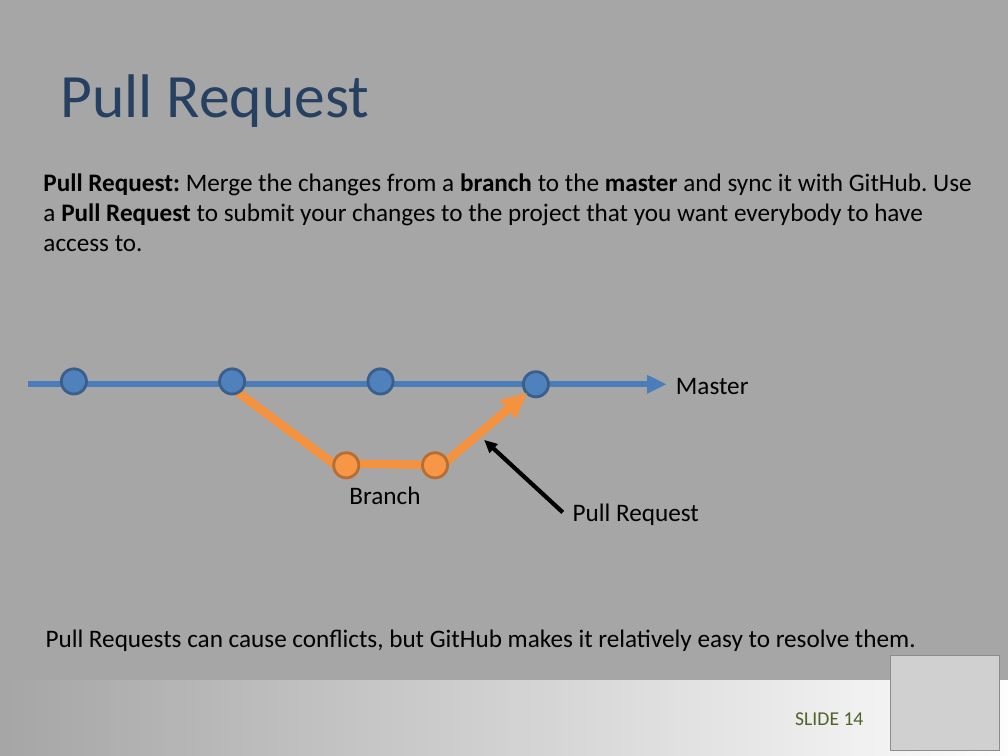
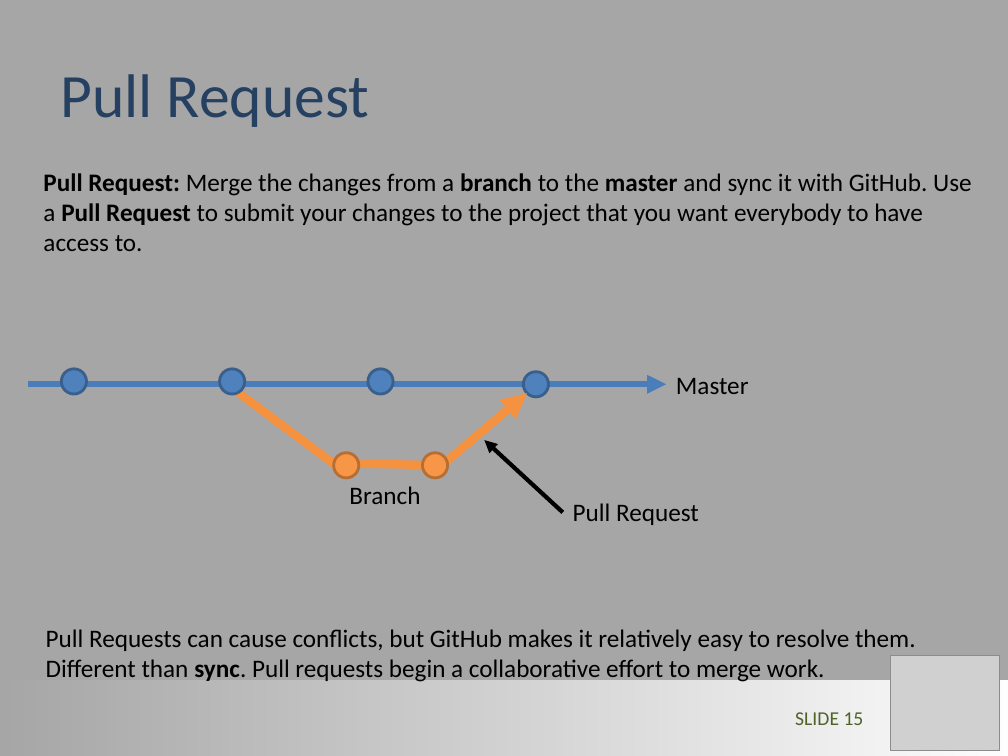
Before and after one commit to LimnoTech/Forum-GitHub, a slide deck: slide 15 of GitHub_Steve.pptx (slide 14 before the commit). Drawn at 1008x756 pixels with LibreOffice and Linux fonts; fonts in the diff are those of the drawing; grey boxes stand for pictures. Boxes give left, top, right and bottom in pixels: in the first picture for what was removed or moved away, otherwise in the second. Text is boxed around its words. In the diff, an @@ line names an element or a change of style, - is before the commit and + after.

```diff
--- a/GitHub_Steve.pptx
+++ b/GitHub_Steve.pptx
@@ text at [46, 659, 825, 683]: paragraph added @@
+Different than sync. Pull requests begin a collaborative effort to merge work.
@@ page number at [795, 712, 864, 725]: text changed @@
-SLIDE 14
+SLIDE 15
```
Also in this commit, not shown: 1 other slide changed, 1 slide added.
